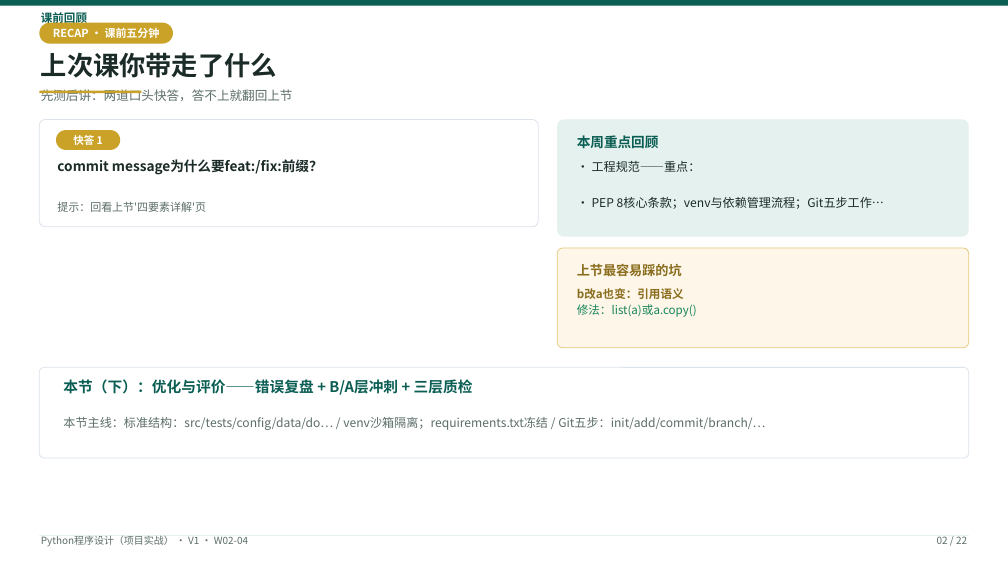
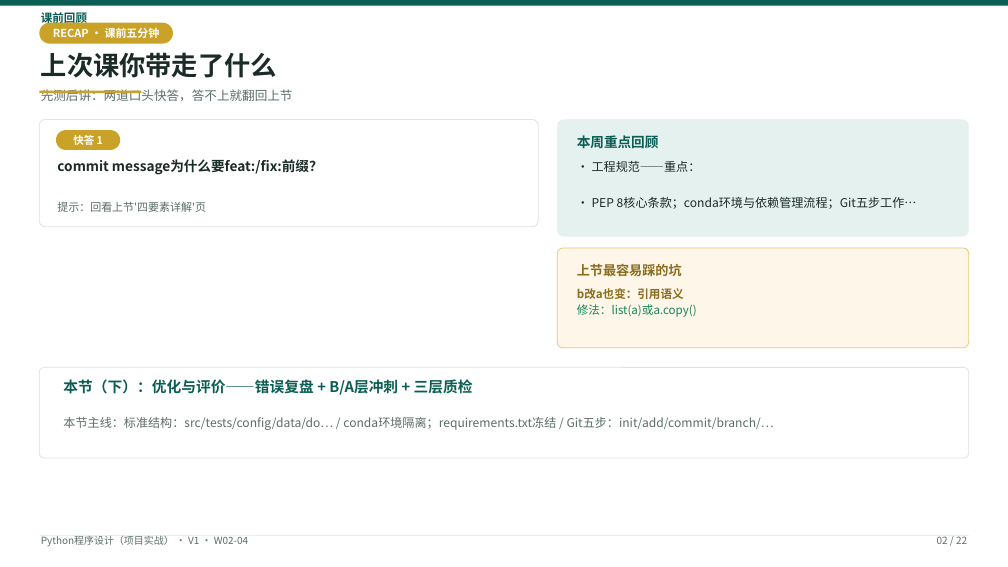
Before and after one commit to tianqiongenze/ai-course-teaching-resources, a slide deck: slide 2 of 03-Python程序设计-项目实战/V1授课PPT/W02-第4次课-交付你的第一个工程模板.pptx. Drawn at 1008x567 pixels with LibreOffice and Linux fonts; fonts in the diff are those of the drawing. Boxes give left, top, right and bottom in pixels: in the first picture for what was removed or moved away, otherwise in the second. Text is boxed around its words. In the diff, an @@ line names an element or a change of style, - is before the commit and + after.

```diff
--- a/03-Python程序设计-项目实战/V1授课PPT/W02-第4次课-交付你的第一个工程模板.pptx
+++ b/03-Python程序设计-项目实战/V1授课PPT/W02-第4次课-交付你的第一个工程模板.pptx
@@ text at (592,197,917,209): text changed @@
-· PEP 8核心条款；venv与依赖管理流程；Git五步工作…
+· PEP 8核心条款；conda环境与依赖管理流程；Git五步工作…
@@ text at (63,417,774,430): text changed @@
-本节主线：标准结构：src/tests/config/data/do… / venv沙箱隔离；requirements.txt冻结 / Git五步：init/add/commit/branch/…
+本节主线：标准结构：src/tests/config/data/do… / conda环境隔离；requirements.txt冻结 / Git五步：init/add/commit/branch/…
```
Also in this commit, not shown: 7 other slides changed, 5 other files.
